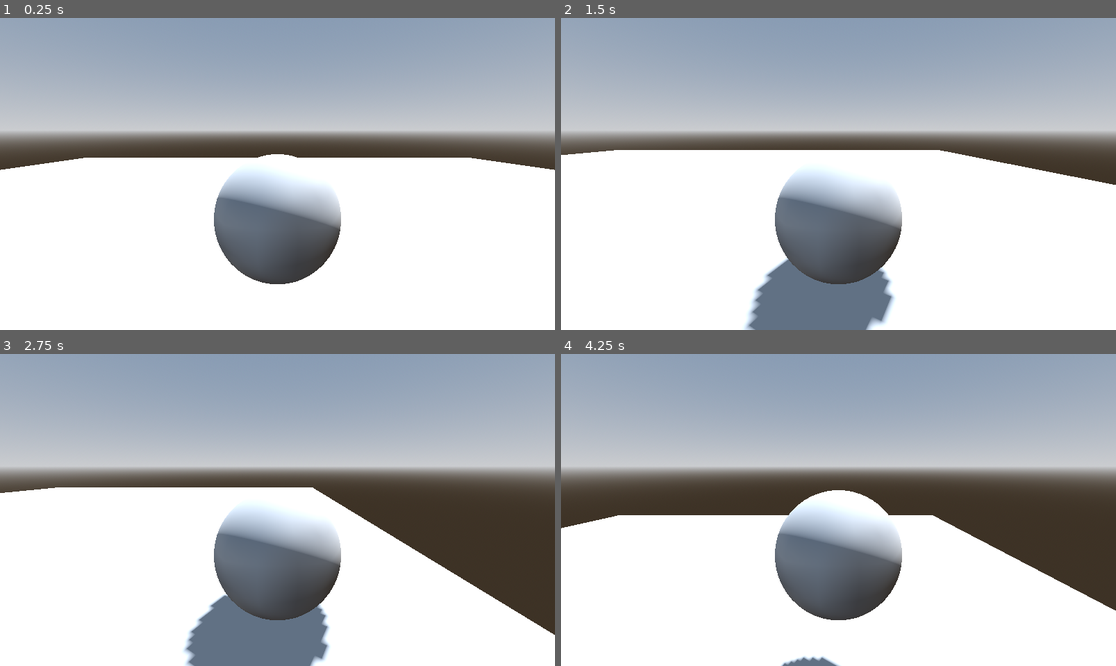
Above: before the commit, frames 1-4 (two rows, left to right).
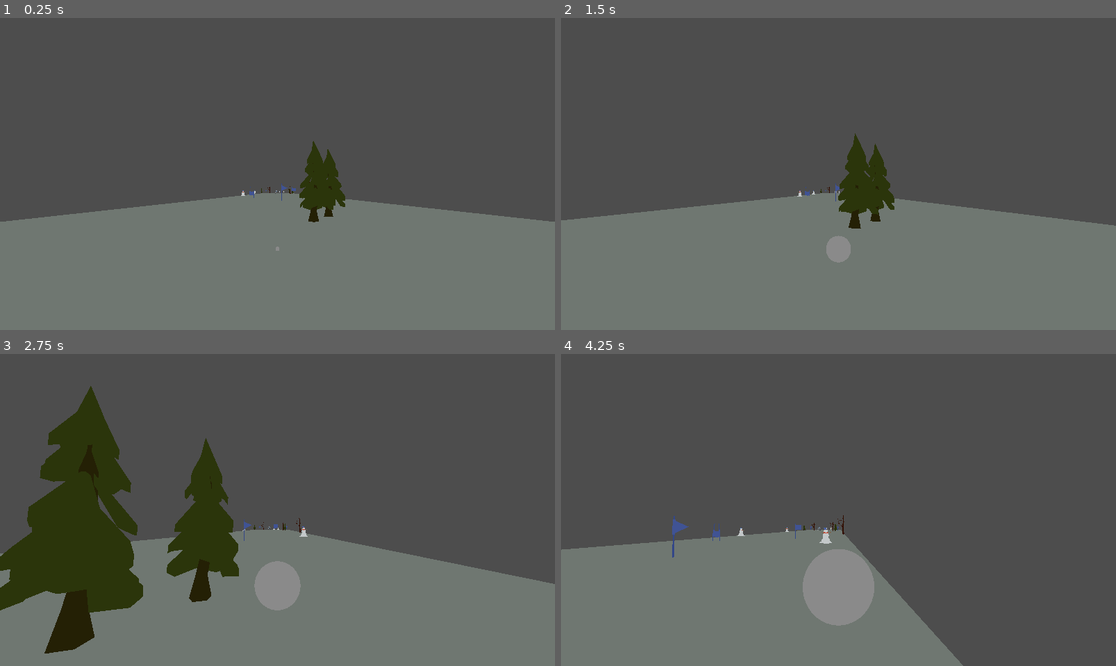
Above: after the commit, the same moments.

Repository: AuroraEchoes/GameJamTechFest2025
Game: Godot game, scene res://scenes/Hill.tscn
Two runs of this game, one before a commit and one after it. Both use one fixed random seed, a clock stepped at 60 frames per second and the inputs below. Before the commit the project starts from res://scenes/SnowballMovement.tscn.
Inputs:
- Up to frame 1 (0.25 s): no input
- Up to frame 2 (1.5 s): tap Enter (ui_accept) at 0.5, 0.6, 0.77, 1.07, 1.35 s; hold Right (ui_right) 0.53-1.28 s; hold Down (ui_down) from 1.28 s (still down)
- Up to frame 3 (2.75 s): tap Enter (ui_accept) at 1.52, 1.82, 2.1 s; release Down (ui_down) at 2.03 s; hold Right (ui_right) from 2.03 s (still down)
- Up to frame 4 (4.25 s): release Right (ui_right) at 2.78 s; hold Up (ui_up) 2.78-3.53 s; tap Enter (ui_accept) at 2.85, 3.02, 3.32, 3.6, 3.77, 4.07 s; hold Left (ui_left) from 3.53 s (still down)

The runs differ from the first frame. In frame 1, 95% of the frame differs, in the area x 0-100%, y 0-100%; in frame 2, 92%; in frame 3, 93%; in frame 4, 96%.

Commit message:
Use ridigbody for snowball instead of characterbody

Diff:
--- a/project.godot
+++ b/project.godot
@@ -11,7 +11,7 @@
 [application]
 
 config/name="GameJamTechFest2025"
-run/main_scene="uid://c8ml6w5kbgunx"
+run/main_scene="uid://bsqhw71hvla0j"
 config/features=PackedStringArray("4.4", "Forward Plus")
 config/icon="res://icon.svg"
 
@@ -19,6 +19,39 @@
 
 GameManager="*res://scripts/game_manager.gd"
 
+[input]
+
+move_forward={
+"deadzone": 0.2,
+"events": [Object(InputEventKey,"resource_local_to_scene":false,"resource_name":"","device":-1,"window_id":0,"alt_pressed":false,"shift_pressed":false,"ctrl_pressed":false,"meta_pressed":false,"pressed":false,"keycode":0,"physical_keycode":87,"key_label":0,"unicode":119,"location":0,"echo":false,"script":null)
+, Object(InputEventKey,"resource_local_to_scene":false,"resource_name":"","device":-1,"window_id":0,"alt_pressed":false,"shift_pressed":false,"ctrl_pressed":false,"meta_pressed":false,"pressed":false,"keycode":0,"physical_keycode":4194320,"key_label":0,"unicode":0,"location":0,"echo":false,"script":null)
+]
+}
+move_backward={
+"deadzone": 0.2,
+"events": [Object(InputEventKey,"resource_local_to_scene":false,"resource_name":"","device":-1,"window_id":0,"alt_pressed":false,"shift_pressed":false,"ctrl_pressed":false,"meta_pressed":false,"pressed":false,"keycode":0,"physical_keycode":83,"key_label":0,"unicode":115,"location":0,"echo":false,"script":null)
+, Object(InputEventKey,"resource_local_to_scene":false,"resource_name":"","device":-1,"window_id":0,"alt_pressed":false,"shift_pressed":false,"ctrl_pressed":false,"meta_pressed":false,"pressed":false,"keycode":0,"physical_keycode":4194322,"key_label":0,"unicode":0,"location":0,"echo":false,"script":null)
+]
+}
+move_left={
+"deadzone": 0.2,
+"events": [Object(InputEventKey,"resource_local_to_scene":false,"resource_name":"","device":-1,"window_id":0,"alt_pressed":false,"shift_pressed":false,"ctrl_pressed":false,"meta_pressed":false,"pressed":false,"keycode":0,"physical_keycode":65,"key_label":0,"unicode":97,"location":0,"echo":false,"script":null)
+, Object(InputEventKey,"resource_local_to_scene":false,"resource_name":"","device":-1,"window_id":0,"alt_pressed":false,"shift_pressed":false,"ctrl_pressed":false,"meta_pressed":false,"pressed":false,"keycode":0,"physical_keycode":4194319,"key_label":0,"unicode":0,"location":0,"echo":false,"script":null)
+]
+}
+move_right={
+"deadzone": 0.2,
+"events": [Object(InputEventKey,"resource_local_to_scene":false,"resource_name":"","device":-1,"window_id":0,"alt_pressed":false,"shift_pressed":false,"ctrl_pressed":false,"meta_pressed":false,"pressed":false,"keycode":0,"physical_keycode":68,"key_label":0,"unicode":100,"location":0,"echo":false,"script":null)
+, Object(InputEventKey,"resource_local_to_scene":false,"resource_name":"","device":-1,"window_id":0,"alt_pressed":false,"shift_pressed":false,"ctrl_pressed":false,"meta_pressed":false,"pressed":false,"keycode":0,"physical_keycode":4194321,"key_label":0,"unicode":0,"location":0,"echo":false,"script":null)
+]
+}
+jump={
+"deadzone": 0.2,
+"events": [Object(InputEventKey,"resource_local_to_scene":false,"resource_name":"","device":-1,"window_id":0,"alt_pressed":false,"shift_pressed":false,"ctrl_pressed":false,"meta_pressed":false,"pressed":false,"keycode":0,"physical_keycode":4194309,"key_label":0,"unicode":0,"location":0,"echo":false,"script":null)
+, Object(InputEventKey,"resource_local_to_scene":false,"resource_name":"","device":-1,"window_id":0,"alt_pressed":false,"shift_pressed":false,"ctrl_pressed":false,"meta_pressed":false,"pressed":false,"keycode":0,"physical_keycode":32,"key_label":0,"unicode":32,"location":0,"echo":false,"script":null)
+]
+}
+
 [rendering]
 
 renderer/rendering_method="gl_compatibility"
--- a/scenes/Hill.tscn
+++ b/scenes/Hill.tscn
@@ -2,7 +2,7 @@
 
 [ext_resource type="Script" uid="uid://73jvafemvb6q" path="res://scripts/hill_manager.gd" id="1_mmd5o"]
 [ext_resource type="PackedScene" uid="uid://da3r8egurnvdb" path="res://scenes/TerrainChunk.tscn" id="2_durle"]
-[ext_resource type="Script" uid="uid://ce0esdu53yin" path="res://scripts/flycam.gd" id="3_wu28h"]
+[ext_resource type="PackedScene" uid="uid://cr8tcld135icl" path="res://scenes/Snowball.tscn" id="3_wu28h"]
 
 [sub_resource type="Curve" id="Curve_wu28h"]
 _data = [Vector2(0.0118044, 0.482891), 0.0, 0.0, 0, 0, Vector2(0.974705, 0.972198), 0.0, 0.0, 0, 0]
@@ -27,7 +27,7 @@
 
 [node name="Hill" type="Node3D"]
 script = ExtResource("1_mmd5o")
-angle = 30.0
+angle = 45.0
 chunk_scene = ExtResource("2_durle")
 min_obstacles_per_chunk = 2
 max_obstacles_per_chunk = 10
@@ -37,9 +37,8 @@
 obstacle_density = SubResource("Curve_1kr3l")
 obstacle_density_variance = SubResource("Curve_8r5dw")
 
-[node name="Camera3D" type="Camera3D" parent="."]
-transform = Transform3D(-1, 0, -8.74228e-08, 0, 1, 0, 8.74228e-08, 0, -1, 0, 1, 0)
-script = ExtResource("3_wu28h")
-
 [node name="WorldEnvironment" type="WorldEnvironment" parent="."]
 environment = SubResource("Environment_wu28h")
+
+[node name="Snowball" parent="." instance=ExtResource("3_wu28h")]
+transform = Transform3D(-1, 0, -1.50996e-07, 0, 1, 0, 1.50996e-07, 0, -1, 0, 1, 0)
--- /dev/null
+++ b/scenes/Snowball.tscn
@@ -0,0 +1,26 @@
+[gd_scene load_steps=5 format=3 uid="uid://cr8tcld135icl"]
+
+[ext_resource type="Script" uid="uid://cahcujubk8aw2" path="res://scripts/snowballMovement.gd" id="1_ajoi3"]
+[ext_resource type="Script" uid="uid://df7ochw5qh8j1" path="res://scripts/camera_rotation_lock.gd" id="2_224t7"]
+
+[sub_resource type="SphereMesh" id="SphereMesh_ajoi3"]
+
+[sub_resource type="SphereShape3D" id="SphereShape3D_224t7"]
+
+[node name="Snowball" type="Node3D"]
+
+[node name="Rigidbody" type="RigidBody3D" parent="."]
+transform = Transform3D(1, -7.00412e-12, -2.72848e-11, 7.00412e-12, 1, -1.7053e-12, 2.72848e-11, 1.7053e-12, 1, 0, 0, 0)
+script = ExtResource("1_ajoi3")
+
+[node name="MeshInstance3D" type="MeshInstance3D" parent="Rigidbody"]
+transform = Transform3D(1, 3.36314e-12, -7.27596e-12, 4.02345e-12, 1, -4.54747e-13, 1.45519e-11, 0, 1, 0, 0, 0)
+mesh = SubResource("SphereMesh_ajoi3")
+
+[node name="CollisionShape3D" type="CollisionShape3D" parent="Rigidbody"]
+shape = SubResource("SphereShape3D_224t7")
+
+[node name="Camera3D" type="Camera3D" parent="."]
+transform = Transform3D(1, 2.40824e-05, -9.36916e-06, -1.24021e-05, 0.765371, 0.64359, 2.26701e-05, -0.64359, 0.765371, -0.00020762, 7.30984, 4.17425)
+current = true
+script = ExtResource("2_224t7")
--- a/scenes/SnowballMovement.tscn
+++ b/scenes/SnowballMovement.tscn
@@ -33,7 +33,7 @@
 shadow_enabled = true
 
 [node name="MeshInstance3D" type="MeshInstance3D" parent="."]
-transform = Transform3D(10, 0.000560065, 0.00108323, -0.000560073, 10, 7.44719e-05, -0.00108323, -7.45326e-05, 10, 0, 0, 0)
+transform = Transform3D(10, 0.000560065, 0.00108323, -0.000560073, 10, 7.44719e-05, -0.00108323, -7.45326e-05, 10, 0, -0.00435281, 0)
 mesh = SubResource("PlaneMesh_vhi4e")
 metadata/_edit_group_ = true
 
--- a/scenes/TerrainChunk.tscn
+++ b/scenes/TerrainChunk.tscn
@@ -1,10 +1,19 @@
-[gd_scene load_steps=10 format=3 uid="uid://da3r8egurnvdb"]
+[gd_scene load_steps=30 format=3 uid="uid://da3r8egurnvdb"]
 
 [ext_resource type="Script" uid="uid://rbryramdaow7" path="res://scripts/terrain_chunk.gd" id="1_ee0uk"]
 [ext_resource type="Script" uid="uid://d1gj46hswg3pu" path="res://scripts/terrain_obstacle.gd" id="2_34gou"]
 [ext_resource type="PackedScene" uid="uid://byd07frmf67ct" path="res://scenes/props/Snowman.tscn" id="3_a21ai"]
 [ext_resource type="PackedScene" uid="uid://ck11lh1e0vf1x" path="res://scenes/props/Snowmaker.tscn" id="4_34gou"]
 [ext_resource type="PackedScene" uid="uid://b46nxhi5dr2wi" path="res://scenes/props/Fence3.tscn" id="5_dhhup"]
+[ext_resource type="PackedScene" uid="uid://diw084wag1660" path="res://scenes/props/Fence1.tscn" id="7_ujd5a"]
+[ext_resource type="PackedScene" uid="uid://c2o8xqhj2qtj1" path="res://scenes/props/Flag5.tscn" id="8_rpluw"]
+[ext_resource type="PackedScene" uid="uid://b7qc6jtathao7" path="res://scenes/props/Flag4.tscn" id="9_wg48j"]
+[ext_resource type="PackedScene" uid="uid://bwd8gwok4a31i" path="res://scenes/props/Flag3.tscn" id="10_1okqb"]
+[ext_resource type="PackedScene" uid="uid://uwc8al12rwaa" path="res://scenes/props/Flag2.tscn" id="11_tq175"]
+[ext_resource type="PackedScene" uid="uid://b1gpimmsvyshc" path="res://scenes/props/Flag1.tscn" id="12_sdmwy"]
+[ext_resource type="PackedScene" uid="uid://bdyct4irwtvhr" path="res://scenes/props/Tree.tscn" id="13_sdmwy"]
+[ext_resource type="PackedScene" uid="uid://c2g4tut1rp3h5" path="res://scenes/props/TreeDead.tscn" id="14_aat7g"]
+[ext_resource type="PackedScene" uid="uid://cunyuritw2mwy" path="res://scenes/props/TreeStump.tscn" id="15_qr1hn"]
 
 [sub_resource type="Resource" id="Resource_ujd5a"]
 script = ExtResource("2_34gou")
@@ -14,22 +23,88 @@
 
 [sub_resource type="Resource" id="Resource_rpluw"]
 script = ExtResource("2_34gou")
-probability_weight = 4
+probability_weight = 3
 scene = ExtResource("4_34gou")
 metadata/_custom_type_script = "uid://d1gj46hswg3pu"
 
 [sub_resource type="Resource" id="Resource_6ui3r"]
 script = ExtResource("2_34gou")
-probability_weight = 5
+probability_weight = 1
 scene = ExtResource("5_dhhup")
 metadata/_custom_type_script = "uid://d1gj46hswg3pu"
 
+[sub_resource type="Resource" id="Resource_a21ai"]
+script = ExtResource("2_34gou")
+probability_weight = 2
+scene = ExtResource("7_ujd5a")
+metadata/_custom_type_script = "uid://d1gj46hswg3pu"
+
+[sub_resource type="Resource" id="Resource_v0rx5"]
+script = ExtResource("2_34gou")
+probability_weight = 1
+scene = ExtResource("8_rpluw")
+metadata/_custom_type_script = "uid://d1gj46hswg3pu"
+
+[sub_resource type="Resource" id="Resource_dhhup"]
+script = ExtResource("2_34gou")
+probability_weight = 1
+scene = ExtResource("9_wg48j")
+metadata/_custom_type_script = "uid://d1gj46hswg3pu"
+
+[sub_resource type="Resource" id="Resource_wg48j"]
+script = ExtResource("2_34gou")
+probability_weight = 1
+scene = ExtResource("10_1okqb")
+metadata/_custom_type_script = "uid://d1gj46hswg3pu"
+
+[sub_resource type="Resource" id="Resource_aat7g"]
+script = ExtResource("2_34gou")
+probability_weight = 1
+scene = ExtResource("11_tq175")
+metadata/_custom_type_script = "uid://d1gj46hswg3pu"
+
+[sub_resource type="Resource" id="Resource_qr1hn"]
+script = ExtResource("2_34gou")
+probability_weight = 1
+scene = ExtResource("12_sdmwy")
+metadata/_custom_type_script = "uid://d1gj46hswg3pu"
+
+[sub_resource type="Resource" id="Resource_wfuk4"]
+script = ExtResource("2_34gou")
+probability_weight = 4
+scene = ExtResource("13_sdmwy")
+metadata/_custom_type_script = "uid://d1gj46hswg3pu"
+
+[sub_resource type="Resource" id="Resource_ina8b"]
+script = ExtResource("2_34gou")
+probability_weight = 3
+scene = ExtResource("14_aat7g")
+metadata/_custom_type_script = "uid://d1gj46hswg3pu"
+
+[sub_resource type="Resource" id="Resource_2vs8l"]
+script = ExtResource("2_34gou")
+probability_weight = 2
+scene = ExtResource("15_qr1hn")
+metadata/_custom_type_script = "uid://d1gj46hswg3pu"
+
 [sub_resource type="PlaneMesh" id="PlaneMesh_hdqcb"]
-size = Vector2(30, 30)
+size = Vector2(50, 50)
+
+[sub_resource type="StandardMaterial3D" id="StandardMaterial3D_tq175"]
+albedo_color = Color(0.432584, 0.467164, 0.443516, 1)
+
+[sub_resource type="BoxShape3D" id="BoxShape3D_tq175"]
+size = Vector3(50, 0.25, 50)
 
 [node name="TerrainChunk" type="Node3D"]
 script = ExtResource("1_ee0uk")
-obstacles = Array[ExtResource("2_34gou")]([SubResource("Resource_ujd5a"), SubResource("Resource_rpluw"), SubResource("Resource_6ui3r")])
+obstacles = Array[ExtResource("2_34gou")]([SubResource("Resource_ujd5a"), SubResource("Resource_rpluw"), SubResource("Resource_6ui3r"), SubResource("Resource_a21ai"), SubResource("Resource_v0rx5"), SubResource("Resource_dhhup"), SubResource("Resource_wg48j"), SubResource("Resource_aat7g"), SubResource("Resource_qr1hn"), SubResource("Resource_wfuk4"), SubResource("Resource_ina8b"), SubResource("Resource_2vs8l")])
 
 [node name="Terrain" type="MeshInstance3D" parent="."]
 mesh = SubResource("PlaneMesh_hdqcb")
+surface_material_override/0 = SubResource("StandardMaterial3D_tq175")
+
+[node name="StaticBody3D" type="StaticBody3D" parent="Terrain"]
+
+[node name="CollisionShape3D" type="CollisionShape3D" parent="Terrain/StaticBody3D"]
+shape = SubResource("BoxShape3D_tq175")
--- a/scenes/props/Fence2.tscn
+++ /dev/null
@@ -1,9 +0,0 @@
-[gd_scene load_steps=2 format=3 uid="uid://bef0oita52pj6"]
-
-[ext_resource type="ArrayMesh" uid="uid://djauceula4jcj" path="res://assets/models/SM_Prop_Fence_02.obj" id="1_66qlv"]
-
-[node name="Fence" type="Node3D"]
-
-[node name="SmPropFence02" type="MeshInstance3D" parent="."]
-transform = Transform3D(0.01, 0, 0, 0, 0.01, 0, 0, 0, 0.01, 0, 0, 0)
-mesh = ExtResource("1_66qlv")
--- /dev/null
+++ b/scenes/props/Flag1.tscn
@@ -0,0 +1,14 @@
+[gd_scene load_steps=4 format=3 uid="uid://b1gpimmsvyshc"]
+
+[ext_resource type="ArrayMesh" uid="uid://cqmkqi5lpnayg" path="res://assets/models/SM_Prop_Flag_02.obj" id="1_mv3es"]
+[ext_resource type="Texture2D" uid="uid://qlrwv2akbhid" path="res://assets/textures/PolygonSnow_Texture_01_A.png" id="2_10nyt"]
+
+[sub_resource type="StandardMaterial3D" id="StandardMaterial3D_af0sw"]
+albedo_texture = ExtResource("2_10nyt")
+
+[node name="Flag2" type="Node3D"]
+
+[node name="SmPropFlag02" type="MeshInstance3D" parent="."]
+transform = Transform3D(0.01, 0, 0, 0, 0.01, 0, 0, 0, 0.01, 0, 0, 0)
+mesh = ExtResource("1_mv3es")
+surface_material_override/0 = SubResource("StandardMaterial3D_af0sw")
--- /dev/null
+++ b/scenes/props/Flag2.tscn
@@ -0,0 +1,14 @@
+[gd_scene load_steps=4 format=3 uid="uid://uwc8al12rwaa"]
+
+[ext_resource type="ArrayMesh" uid="uid://cqmkqi5lpnayg" path="res://assets/models/SM_Prop_Flag_02.obj" id="1_4l8lr"]
+[ext_resource type="Texture2D" uid="uid://qlrwv2akbhid" path="res://assets/textures/PolygonSnow_Texture_01_A.png" id="2_227l7"]
+
+[sub_resource type="StandardMaterial3D" id="StandardMaterial3D_51ev0"]
+albedo_texture = ExtResource("2_227l7")
+
+[node name="Flag2" type="Node3D"]
+
+[node name="SmPropFlag02" type="MeshInstance3D" parent="."]
+transform = Transform3D(0.01, 0, 0, 0, 0.01, 0, 0, 0, 0.01, 0, 0, 0)
+mesh = ExtResource("1_4l8lr")
+surface_material_override/0 = SubResource("StandardMaterial3D_51ev0")
--- /dev/null
+++ b/scenes/props/Flag4.tscn
@@ -0,0 +1,14 @@
+[gd_scene load_steps=4 format=3 uid="uid://b7qc6jtathao7"]
+
+[ext_resource type="ArrayMesh" uid="uid://1ntcc54p34g6" path="res://assets/models/SM_Prop_Flag_04.obj" id="1_0kadt"]
+[ext_resource type="Texture2D" uid="uid://qlrwv2akbhid" path="res://assets/textures/PolygonSnow_Texture_01_A.png" id="2_flbfo"]
+
+[sub_resource type="StandardMaterial3D" id="StandardMaterial3D_qklxv"]
+albedo_texture = ExtResource("2_flbfo")
+
+[node name="Flag4" type="Node3D"]
+
+[node name="SmPropFlag04" type="MeshInstance3D" parent="."]
+transform = Transform3D(0.01, 0, 0, 0, 0.01, 0, 0, 0, 0.01, 0, 0, 0)
+mesh = ExtResource("1_0kadt")
+surface_material_override/0 = SubResource("StandardMaterial3D_qklxv")
--- /dev/null
+++ b/scenes/props/Flag5.tscn
@@ -0,0 +1,14 @@
+[gd_scene load_steps=4 format=3 uid="uid://c2o8xqhj2qtj1"]
+
+[ext_resource type="ArrayMesh" uid="uid://j6s1aahdotjv" path="res://assets/models/SM_Prop_Flag_05.obj" id="1_ksay6"]
+[ext_resource type="Texture2D" uid="uid://qlrwv2akbhid" path="res://assets/textures/PolygonSnow_Texture_01_A.png" id="2_4c1rk"]
+
+[sub_resource type="StandardMaterial3D" id="StandardMaterial3D_wl63l"]
+albedo_texture = ExtResource("2_4c1rk")
+
+[node name="Flag5" type="Node3D"]
+
+[node name="SmPropFlag05" type="MeshInstance3D" parent="."]
+transform = Transform3D(0.01, 0, 0, 0, 0.01, 0, 0, 0, 0.01, 0, 0, 0)
+mesh = ExtResource("1_ksay6")
+surface_material_override/0 = SubResource("StandardMaterial3D_wl63l")
--- /dev/null
+++ b/scenes/props/Tree.tscn
@@ -0,0 +1,15 @@
+[gd_scene load_steps=4 format=3 uid="uid://bdyct4irwtvhr"]
+
+[ext_resource type="ArrayMesh" uid="uid://bx3s7e1vla801" path="res://assets/models/SM_Generic_Tree_02.obj" id="1_qt0gd"]
+[ext_resource type="Texture2D" uid="uid://bm8sllbdn7opy" path="res://assets/textures/PolygonFarm_Texture_01_A.png" id="2_5x4hs"]
+
+[sub_resource type="StandardMaterial3D" id="StandardMaterial3D_q4d81"]
+albedo_color = Color(0.428941, 0.486679, 0.2105, 1)
+albedo_texture = ExtResource("2_5x4hs")
+
+[node name="Tree" type="Node3D"]
+
+[node name="SmGenericTree02" type="MeshInstance3D" parent="."]
+transform = Transform3D(0.01, 0, 0, 0, 0.01, 0, 0, 0, 0.01, 0, 0, 0)
+mesh = ExtResource("1_qt0gd")
+surface_material_override/0 = SubResource("StandardMaterial3D_q4d81")
--- /dev/null
+++ b/scenes/props/TreeDead.tscn
@@ -0,0 +1,15 @@
+[gd_scene load_steps=4 format=3 uid="uid://c2g4tut1rp3h5"]
+
+[ext_resource type="ArrayMesh" uid="uid://jm0e1di7ocwi" path="res://assets/models/SM_Generic_TreeDead_01.obj" id="1_i55as"]
+[ext_resource type="Texture2D" uid="uid://bm8sllbdn7opy" path="res://assets/textures/PolygonFarm_Texture_01_A.png" id="2_o8nnd"]
+
+[sub_resource type="StandardMaterial3D" id="StandardMaterial3D_btqft"]
+albedo_color = Color(0.735239, 0.335514, 0.214897, 1)
+albedo_texture = ExtResource("2_o8nnd")
+
+[node name="TreeDead" type="Node3D"]
+
+[node name="SmGenericTreeDead01" type="MeshInstance3D" parent="."]
+transform = Transform3D(0.01, 0, 0, 0, 0.01, 0, 0, 0, 0.01, 0, 0, 0)
+mesh = ExtResource("1_i55as")
+surface_material_override/0 = SubResource("StandardMaterial3D_btqft")
--- /dev/null
+++ b/scenes/props/TreeStump.tscn
@@ -0,0 +1,15 @@
+[gd_scene load_steps=4 format=3 uid="uid://cunyuritw2mwy"]
+
+[ext_resource type="ArrayMesh" uid="uid://by75cet1vn414" path="res://assets/models/SM_Generic_TreeStump_01.obj" id="1_tidng"]
+[ext_resource type="Texture2D" uid="uid://bm8sllbdn7opy" path="res://assets/textures/PolygonFarm_Texture_01_A.png" id="2_yiaao"]
+
+[sub_resource type="StandardMaterial3D" id="StandardMaterial3D_thwov"]
+albedo_color = Color(0.487491, 0.297169, 0.208908, 1)
+albedo_texture = ExtResource("2_yiaao")
+
+[node name="TreeStump" type="Node3D"]
+
+[node name="SmGenericTreeStump01" type="MeshInstance3D" parent="."]
+transform = Transform3D(0.01, 0, 0, 0, 0.01, 0, 0, 0, 0.01, 0, 0, 0)
+mesh = ExtResource("1_tidng")
+surface_material_override/0 = SubResource("StandardMaterial3D_thwov")
--- /dev/null
+++ b/scripts/camera_rotation_lock.gd
@@ -0,0 +1,8 @@
+extends Camera3D
+
+@onready var base_rotation: Vector3 = global_rotation
+@onready var rigidbody: RigidBody3D = $"../Rigidbody"
+@onready var rb_offset: Vector3 = global_position - rigidbody.global_position
+
+func _physics_process(delta: float) -> void:
+	global_position = rigidbody.global_position + rb_offset
--- a/scripts/snowballMovement.gd
+++ b/scripts/snowballMovement.gd
@@ -1,47 +1,36 @@
-extends CharacterBody3D
+extends RigidBody3D
 
 
-const SPEED = 5.0
+const SPEED = 10.0
 const JUMP_VELOCITY = 4.5
 var time := 0.0
 var sizeNotified = false
+@onready var base_size: Vector3 = scale
+@export var max_size_factor: float = 3.0
+@onready var mesh: MeshInstance3D = $"MeshInstance3D"
+@onready var collision_shape: CollisionShape3D = $"CollisionShape3D"
 
 func maxSizeReached() ->  void:
 	print("Max Size Reached!!")
 
 
 func _physics_process(delta: float) -> void:
-	# Add the gravity.
-	if not is_on_floor():
-		velocity += get_gravity() * delta
+	var input_dir := Input.get_axis("move_left", "move_right")
+	if input_dir:
+		apply_force(Vector3(-input_dir * SPEED, 0, 0))
 
-	# Handle jump.
-	if Input.is_action_just_pressed("ui_accept") and is_on_floor():
-		velocity.y = JUMP_VELOCITY
+	time += sqrt(delta) / 12
+	var scaled = time
 
-	# Get the input direction and handle the movement/deceleration.
-	# As good practice, you should replace UI actions with custom gameplay actions.
-	var input_dir := Input.get_vector("ui_left", "ui_right", "ui_up", "ui_down")
-	var direction := (transform.basis * Vector3(input_dir.x, 0, input_dir.y)).normalized()
-	if direction:
-		velocity.x = direction.x * SPEED
-		velocity.z = direction.z * SPEED
-	else:
-		velocity.x = move_toward(velocity.x, 0, SPEED)
-		velocity.z = move_toward(velocity.z, 0, SPEED)
-
-
-	time += delta
-	var scaled = sqrt(time)/12
-
-	if scaled >= 0.3 and not sizeNotified:
+	if scaled >= (base_size.x * max_size_factor) and not sizeNotified:
 		maxSizeReached()
 		sizeNotified = true
 
-	scaled = min(scaled, 0.3)
+	var clampedScale: Vector3 = Vector3(
+		min(scaled, max_size_factor * base_size.x),
+		min(scaled, max_size_factor * base_size.y),
+		min(scaled, max_size_factor * base_size.z)
+	)
 
-	scale = Vector3(scaled, scaled, scaled)
-
-
-
-	move_and_slide()
+	mesh.scale = clampedScale
+	collision_shape.scale = clampedScale
Not shown, added: assets/models/SM_Generic_TreeDead_01.obj
Not shown, added: assets/models/SM_Generic_TreeDead_01.obj.import
Not shown, added: assets/models/SM_Generic_TreeStump_01.obj
Not shown, added: assets/models/SM_Generic_TreeStump_01.obj.import
Not shown, added: assets/models/SM_Generic_Tree_02.obj
Not shown, added: assets/models/SM_Generic_Tree_02.obj.import
Binary file added: assets/textures/PolygonFarm_Texture_01_A.png
Not shown, added: assets/textures/PolygonFarm_Texture_01_A.png.import
Binary file removed: assets/textures/PolygonSnow_Texture_01_C.png
Not shown, removed: assets/textures/PolygonSnow_Texture_01_C.png.import
Binary file removed: assets/textures/PolygonSnow_Texture_02_A.png
Not shown, removed: assets/textures/PolygonSnow_Texture_02_A.png.import
(and 20 more such lines)
